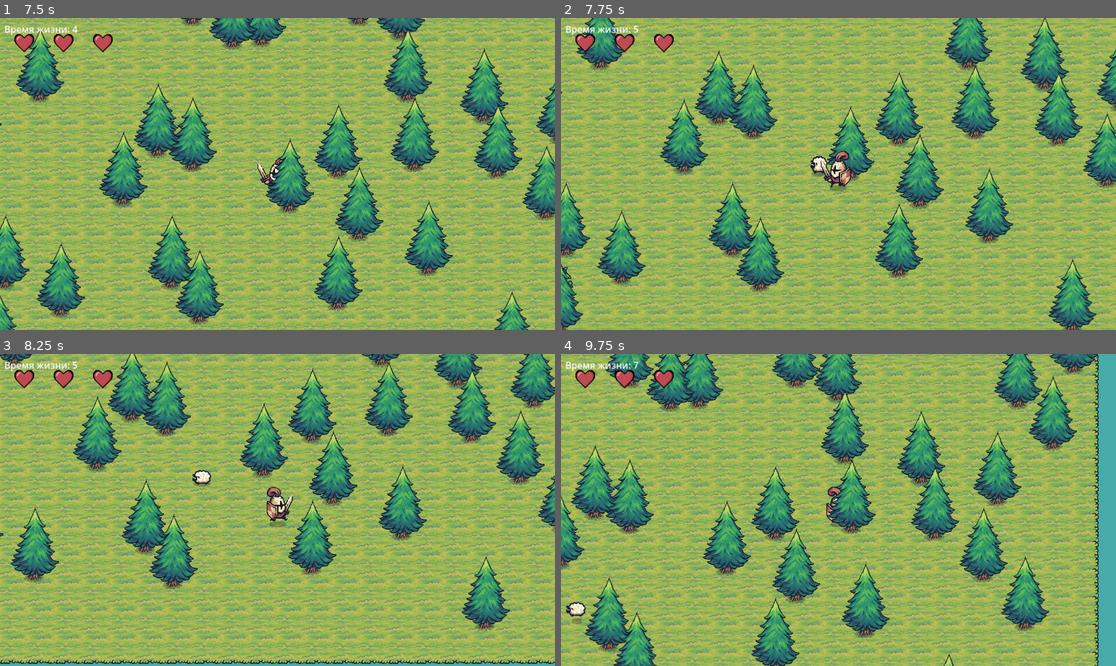
Above: before the commit, frames 1-4 (two rows, left to right).
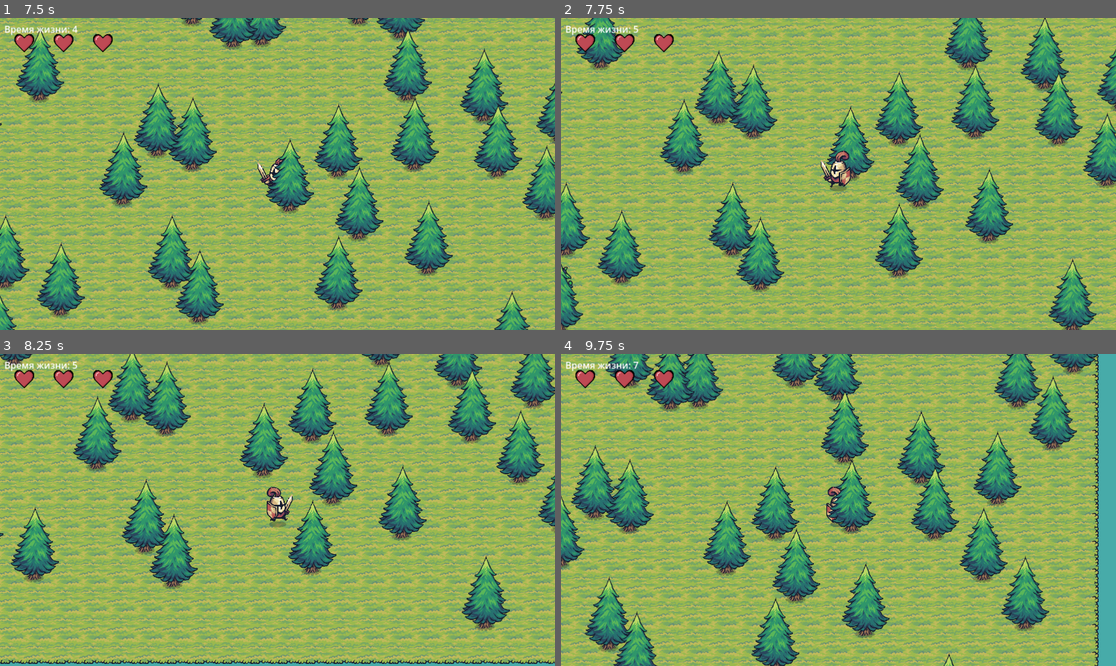
Above: after the commit, the same moments.

Repository: darkicestormteam/Fgame
Game: Godot game, scene res://scenes/mainmenu.tscn
Same seed, same stepped clock (60 frames per second), same inputs: the game is played once before the commit and once after it.
Inputs (mouse positions are in pixels of both pictures, inside the frame that each line leads up to):
- Up to frame 1 (7.5 s): click "старт" at 0.5 s; click "старт" at 1.25 s; hold D (move_right) 2.03-2.78 s; hold S (move_down) 2.78-3.53 s; hold D (move_right) 3.53-4.28 s; hold W (move_up) 4.28-5 s; click (216, 174) at 5 s; hold A (move_left) 5.78-7.28 s; hold S (move_down) from 7.28 s (still down)
- Up to frame 2 (7.75 s): keep holding S (move_down)
- Up to frame 3 (8.25 s): release S (move_down) at 8.03 s; hold D (move_right) from 8.03 s (still down)
- Up to frame 4 (9.75 s): release D (move_right) at 8.78 s; hold W (move_up) 8.78-9.53 s; hold D (move_right) from 9.53 s (still down)

Frame 1 is identical in both runs. In frame 2, 0.1% of the frame differs, in the area x 44-48%, y 44-52%; in frame 3, 0.2%; in frame 4, 0.2%, in the area x 0-5%, y 79-87%.

Commit message:
update branch

Diff:
--- a/scenes/sheep_spawner.tscn
+++ b/scenes/sheep_spawner.tscn
@@ -3,7 +3,7 @@
 [ext_resource type="Script" uid="uid://b72212q0k1n75" path="res://script/sheep_spawner.gd" id="1_sheepspawner"]
 [ext_resource type="PackedScene" uid="uid://b6lfcu161mncb" path="res://scenes/sheep.tscn" id="2_sheep"]
 
-[node name="SheepSpawner" type="Node2D"]
+[node name="SheepSpawner" type="Node2D" groups=["sheep_spawner"]]
 script = ExtResource("1_sheepspawner")
 sheep_scene = ExtResource("2_sheep")
 player_node = NodePath(".")
--- a/script/sheep_spawner.gd
+++ b/script/sheep_spawner.gd
@@ -6,6 +6,7 @@
 
 var _player: Node2D = null
 var _spawn_timer: float = 0.0
+var _is_enabled: bool = false  # Флаг активности спавнера
 
 func _ready() -> void:
 	# Если sheep_scene не назначен, загружаем его автоматически
@@ -20,9 +21,9 @@
 		_player = get_tree().get_first_node_in_group("player")
 
 
-
 func _process(delta: float) -> void:
-	if _player == null:
+	# Спавним овец только если способность разблокирована
+	if not _is_enabled or _player == null:
 		return
 
 	_spawn_timer += delta
@@ -46,3 +47,8 @@
 
 	sheep.global_position = spawn_position
 	get_parent().add_child(sheep)
+
+# Метод для разблокировки способности (вызывается из spellmenu)
+func enable_sheep_spell() -> void:
+	_is_enabled = true
+	print("[SheepSpawner] Sheep spell enabled!")
--- a/script/spellmenu.gd
+++ b/script/spellmenu.gd
@@ -8,13 +8,23 @@
 @onready var sword_up_btn: TextureButton = $MarginContainer/HBoxContainer/SwordUP
 @onready var test_btn: TextureButton = $MarginContainer/HBoxContainer/Test
 
+# Ссылка на SheepSpawner
+var sheep_spawner: Node2D = null
+
 # Called when the node enters the scene tree for the first time.
 func _ready() -> void:
 	# Скрываем меню при старте
 	visible = false
 
+	# Находим SheepSpawner в сцене
+	await get_tree().process_frame
+	sheep_spawner = get_tree().get_first_node_in_group("sheep_spawner")
+	if not sheep_spawner:
+		# Пробуем найти по имени узла, если группа не назначена
+		sheep_spawner = get_node_or_null("/root/game/SheepSpawner")
+
 	# Подключаем сигналы нажатия кнопок к функции воспроизведения звука
-	spell_sheep_btn.pressed.connect(_on_button_pressed)
+	spell_sheep_btn.pressed.connect(_on_spell_sheep_pressed)
 	sword_up_btn.pressed.connect(_on_button_pressed)
 	test_btn.pressed.connect(_on_button_pressed)
 
@@ -28,6 +38,18 @@
 	is_visible = true
 	get_tree().paused = true
 
+func _on_spell_sheep_pressed() -> void:
+	tap_sound.play()
+	# Разблокируем способность овцы
+	if sheep_spawner and sheep_spawner.has_method("enable_sheep_spell"):
+		sheep_spawner.enable_sheep_spell()
+	# Скрываем меню сразу
+	visible = false
+	is_visible = false
+	# Возобновляем игру через 0.5 секунды
+	await get_tree().create_timer(0.5).timeout
+	get_tree().paused = false
+
 func _on_button_pressed() -> void:
 	tap_sound.play()
 	# Скрываем меню сразу
Not shown, changed: .gitignore
